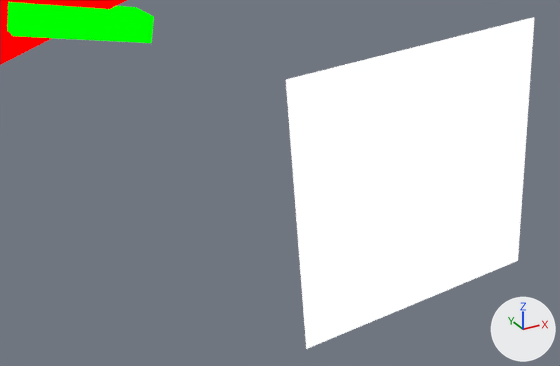
What one commit did to the Blender file assets-source/blender/motion/argentinosaurus-dance.blend.
One viewpoint serves both versions: a 50 mm lens placed at (127.96, -33.52, 66.03), pointed at (130.23, -29.38, 63.96). Lighting does not change. The marker at lower right points along +X, +Y and +Z. The older version comes first.

In view in the first picture: 'DinoTycoon_Motion_argentinosaurus_dance_eye', 'DinoTycoon_Motion_argentinosaurus_dance_head', 'DinoTycoon_Motion_argentinosaurus_dance_jaw'.
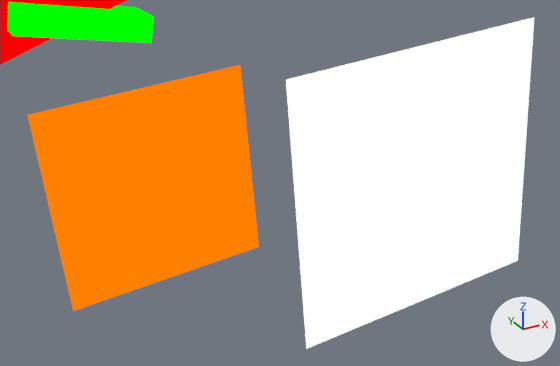
Edits to the bpy script that builds the scene:
```text
Add mat_dinotycoon_role_y:
    mat_dinotycoon_role_y = emission_material('DinoTycoon_Role_Y')
    mat_dinotycoon_role_y.base_color = (1.0, 0.216, 0.0)  # orange #ff8000
Add me_dinotycoon_motion_argentinosaurus_dance_sample_eye_white:
    me_dinotycoon_motion_argentinosaurus_dance_sample_eye_white.from_pydata([(128.75, -29.0, 64.56), (130.15, -29.0, 64.68), (130.27, -29.0, 63.29), (128.87, -29.0, 63.17), (128.75, -29.0, 64.56), (130.15, -29.0, 64.68), (130.27, -29.0, 63.29), (128.87, -29.0, 63.17)], [], [(3, 2, 1, 0), (4, 5, 6, 7), (0, 1, 5, 4), (1, 2, 6, 5), (2, 3, 7, 6), (3, 0, 4, 7)])
    me_dinotycoon_motion_argentinosaurus_dance_sample_eye_white.materials.append(mat_dinotycoon_role_y)  # orange #ff8000
Add ob_dinotycoon_motion_argentinosaurus_dance_eye_white:
    ob_dinotycoon_motion_argentinosaurus_dance_eye_white = bpy.data.objects.new('DinoTycoon_Motion_argentinosaurus_dance_eye_white', me_dinotycoon_motion_argentinosaurus_dance_sample_eye_white)
    ob_dinotycoon_motion_argentinosaurus_dance_eye_white.location = (0.0, 0.0, 0.0)
```

Location of each change, [x1, y1, x2, y2] in pixels of the pictures (560 x 366 px):
'DinoTycoon_Motion_argentinosaurus_dance_eye_white', added (orange)
    after: [28, 65, 259, 311]
